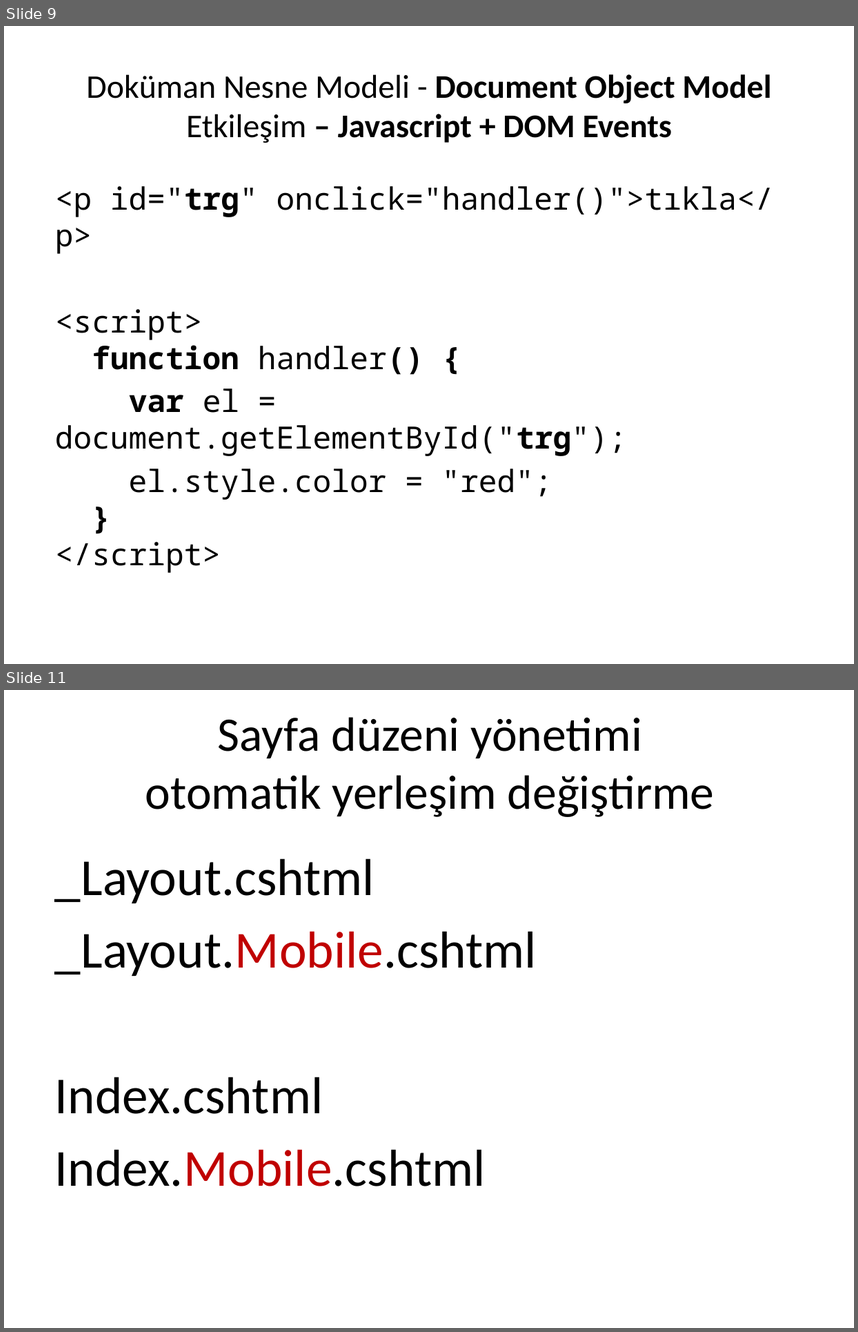
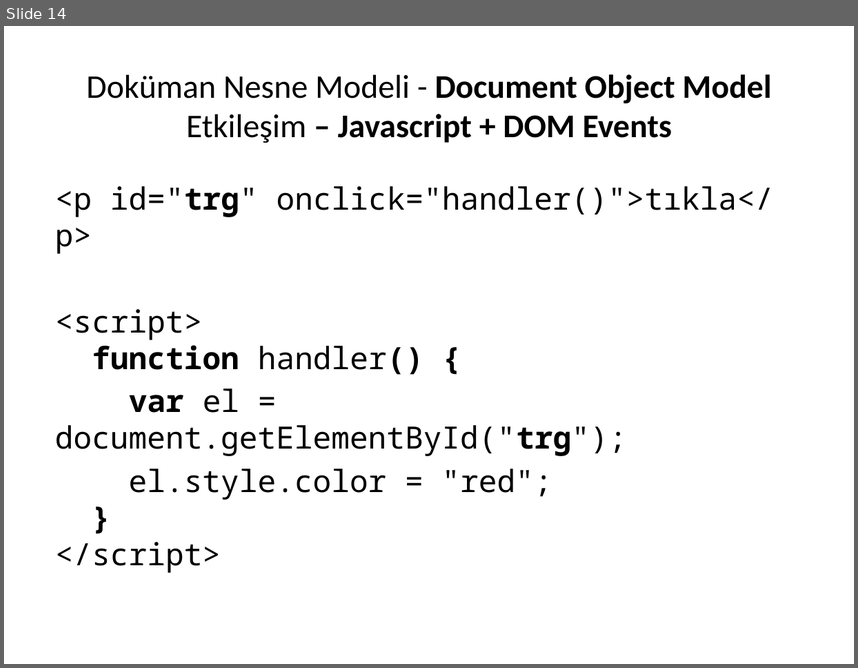
Before and after one commit to cemmerven/html, a slide deck: Html doküman yapısı.pptx. Shown one above the other, each under a label of ours: slides 9 and 11 before the commit, slide 14 after it; the slides between them are not shown. The pictures are 858x1332 and 858x668 pixels, drawn with LibreOffice and Linux fonts; fonts in the diff are those of the drawing. Boxes give left, top, right and bottom in pixels: in the first picture for what was removed or moved away, otherwise in the second. Text is boxed around its words. In the diff, an @@ line names an element or a change of style, - is before the commit and + after.

```diff
--- a/Html doküman yapısı.pptx
+++ b/Html doküman yapısı.pptx
@@ slide 11 removed at [4,690,854,1328], background #FFFFFF @@
@@ text removed at [145,717,715,817] @@
-Sayfa düzeni yönetimi
-otomatik yerleşim değiştirme
@@ text removed at [55,858,537,1186] @@
-_Layout.cshtml
-_Layout.Mobile.cshtml
-Index.cshtml
-Index.Mobile.cshtml
@@ what was slide 9 is now slide 14 @@
```
Also in this commit, not shown: 1 slide changed, 5 slides added, 2 other slides removed, 1 other file.
